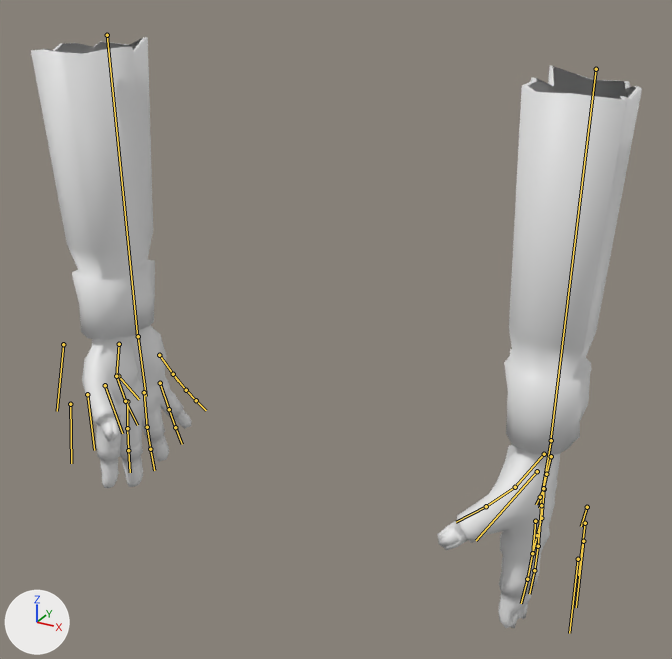
One commit to the FBX model Editor/Editor/EditorContent/Models/Arm_Animation.fbx: the scene before it, then after it.
One viewpoint serves both versions: a 50 mm lens placed at (0.0239, -0.0416, 0.0015), pointed at (0.0022, -0.0022, -0.0182). Arrows for +X, +Y and +Z are at lower left; the lights stay in place. The bones that bend it are drawn over the model as lines.

The first picture shows 'Arm_001'.
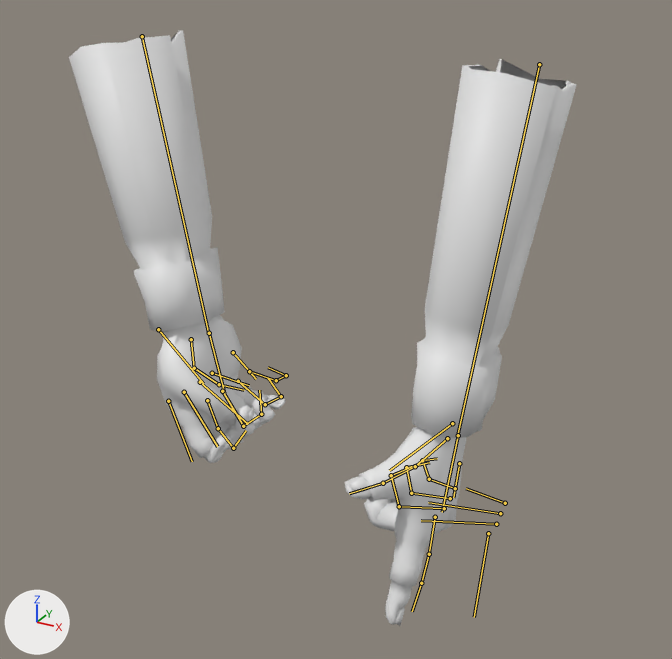
Commit message: Animations - Just for machete

The newer file adds an action. The first version stands in its rest pose; the second is drawn at frame 12 of the action 'Machete_Wait'.

Pixel boxes [x1, y1, x2, y2] of what changed, in the pictures (672 x 659 px):
'Arm_001', posed (17% narrower)
    before: [31, 37, 642, 629]
    after: [69, 30, 577, 626]
bone 'forearm_L', root to tip
    before: (596, 69) to (550, 441)
    after: (539, 64) to (457, 435)
bone 'hand_L', root to tip
    before: (551, 440) to (539, 508)
    after: (458, 435) to (442, 512)
bone 'ring1_L', root to tip
    before: (544, 489) to (541, 518)
    after: (450, 498) to (411, 493)
bone 'ring2_L', root to tip
    before: (541, 518) to (537, 535)
    after: (411, 493) to (406, 467)
bone 'ring3_L', root to tip
    before: (537, 535) to (533, 552)
    after: (406, 467) to (429, 462)
bone 'middle1_L', root to tip
    before: (541, 505) to (538, 546)
    after: (444, 508) to (399, 506)
bone 'middle2_L', root to tip
    before: (538, 546) to (534, 570)
    after: (399, 506) to (391, 475)
bone 'middle3_L', root to tip
    before: (534, 570) to (529, 594)
    after: (391, 475) to (417, 464)
bone 'pinky1_L', root to tip
    before: (546, 474) to (543, 488)
    after: (455, 488) to (429, 479)
bone 'pinky2_L', root to tip
    before: (543, 488) to (540, 497)
    after: (429, 479) to (422, 460)
bone 'pinky3_L', root to tip
    before: (540, 497) to (536, 504)
    after: (422, 460) to (437, 458)
bone 'thumb2_L', root to tip
    before: (515, 487) to (486, 506)
    after: (415, 466) to (383, 483)
bone 'thumb3_L', root to tip
    before: (486, 506) to (456, 522)
    after: (383, 483) to (349, 493)
bone 'forearm_R', root to tip
    before: (107, 35) to (137, 337)
    after: (142, 36) to (208, 333)
bone 'ring1_R', root to tip
    before: (160, 383) to (169, 409)
    after: (238, 381) to (265, 404)
bone 'ring2_R', root to tip
    before: (169, 409) to (175, 427)
    after: (265, 404) to (281, 396)
bone 'ring3_R', root to tip
    before: (175, 427) to (182, 444)
    after: (281, 396) to (268, 378)
bone 'middle1_R', root to tip
    before: (144, 392) to (147, 427)
    after: (222, 391) to (243, 426)
bone 'middle2_R', root to tip
    before: (147, 427) to (150, 449)
    after: (243, 426) to (261, 414)
bone 'middle3_R', root to tip
    before: (150, 449) to (154, 470)
    after: (261, 414) to (259, 390)
bone 'index1_R', root to tip
    before: (127, 401) to (127, 428)
    after: (207, 400) to (218, 428)
bone 'index2_R', root to tip
    before: (127, 428) to (128, 450)
    after: (218, 428) to (233, 448)
bone 'index3_R', root to tip
    before: (128, 450) to (130, 472)
    after: (233, 448) to (246, 430)
bone 'pinky1_R', root to tip
    before: (173, 374) to (186, 390)
    after: (249, 371) to (276, 380)
bone 'pinky2_R', root to tip
    before: (186, 390) to (196, 400)
    after: (276, 380) to (286, 375)
bone 'pinky3_R', root to tip
    before: (196, 400) to (206, 410)
    after: (286, 375) to (268, 367)
bone 'thumb2_R', root to tip
    before: (116, 376) to (125, 401)
    after: (194, 368) to (219, 384)
bone 'thumb3_R', root to tip
    before: (125, 401) to (137, 425)
    after: (219, 384) to (244, 390)

The edits, one by one:
Bone 'ArmRoot' (bone_armroot) moves from (0.0, 0.0, 0.0) to (0.0, -0.205, 0.0).
Bone 'forearm_L' (bone_forearm_l) moves from (0.0, 0.0, 0.0) to (0.26, 0.0, 0.204).
Bone 'forearm_L' (bone_forearm_l) turns from (0, 0, 0) to (7, 5, -5) degrees about its own x, y and z.
Bone 'hand_L' (bone_hand_l) turns from (0, 0, 0) to (9, -1, 7) degrees about its own x, y and z.
Bone 'ring1_L' (bone_ring1_l) turns from (0, 0, 0) to (0, 0, -79) degrees about its own x, y and z.
Bone 'ring2_L' (bone_ring2_l) turns from (0, 0, 0) to (0, 0, -79) degrees about its own x, y and z.
Bone 'ring3_L' (bone_ring3_l) turns from (0, 0, 0) to (0, 0, -79) degrees about its own x, y and z.
Bone 'middle1_L' (bone_middle1_l) turns from (0, 0, 0) to (0, 0, -77) degrees about its own x, y and z.
Bone 'middle2_L' (bone_middle2_l) turns from (0, 0, 0) to (0, 0, -77) degrees about its own x, y and z.
Bone 'middle3_L' (bone_middle3_l) turns from (0, 0, 0) to (0, 0, -77) degrees about its own x, y and z.
Bone 'pinky1_L' (bone_pinky1_l) turns from (0, 0, 0) to (-17, -12, -70) degrees about its own x, y and z.
Bone 'pinky2_L' (bone_pinky2_l) turns from (0, 0, 0) to (-17, -12, -70) degrees about its own x, y and z.
Bone 'pinky3_L' (bone_pinky3_l) turns from (0, 0, 0) to (-17, -12, -70) degrees about its own x, y and z.
Bone 'thumb2_L' (bone_thumb2_l) turns from (0, 0, 0) to (0, 0, 15) degrees about its own x, y and z.
Bone 'thumb3_L' (bone_thumb3_l) turns from (0, 0, 0) to (0, 0, 15) degrees about its own x, y and z.
Bone 'forearm_R' (bone_forearm_r) moves from (0.0, 0.0, 0.0) to (-0.24, 0.0, 0.204).
Bone 'forearm_R' (bone_forearm_r) turns from (0, 0, 0) to (4, -3, 13) degrees about its own x, y and z.
Bone 'forearm_R' (bone_forearm_r) is rescaled from (1.0, 1.0, 1.0) to (0.99, 0.92, 1.0).
Bone 'ring1_R' (bone_ring1_r) turns from (0, 0, 0) to (0, 0, 31) degrees about its own x, y and z.
Bone 'ring2_R' (bone_ring2_r) turns from (0, 0, 0) to (0, 0, 74) degrees about its own x, y and z.
Bone 'ring3_R' (bone_ring3_r) turns from (0, 0, 0) to (0, 0, 85) degrees about its own x, y and z.
Bone 'middle1_R' (bone_middle1_r) turns from (0, 0, 0) to (0, 0, 22) degrees about its own x, y and z.
Bone 'middle2_R' (bone_middle2_r) turns from (0, 0, 0) to (1, -1, 95) degrees about its own x, y and z.
Bone 'middle3_R' (bone_middle3_r) turns from (0, 0, 0) to (3, 8, 47) degrees about its own x, y and z.
Bone 'index1_R' (bone_index1_r) turns from (0, 0, 0) to (0, 0, 17) degrees about its own x, y and z.
Bone 'index2_R' (bone_index2_r) turns from (0, 0, 0) to (0, 0, 17) degrees about its own x, y and z.
Bone 'index3_R' (bone_index3_r) turns from (0, 0, 0) to (0, 0, 97) degrees about its own x, y and z.
Bone 'pinky1_R' (bone_pinky1_r) turns from (0, 0, 0) to (0, 0, 53) degrees about its own x, y and z.
Bone 'pinky2_R' (bone_pinky2_r) turns from (0, 0, 0) to (0, 0, 53) degrees about its own x, y and z.
Bone 'pinky3_R' (bone_pinky3_r) turns from (0, 0, 0) to (0, 0, 109) degrees about its own x, y and z.
Bone 'thumb2_R' (bone_thumb2_r) turns from (0, 0, 0) to (0, 0, 41) degrees about its own x, y and z.
Bone 'thumb3_R' (bone_thumb3_r) turns from (0, 0, 0) to (1, 49, 31) degrees about its own x, y and z.
